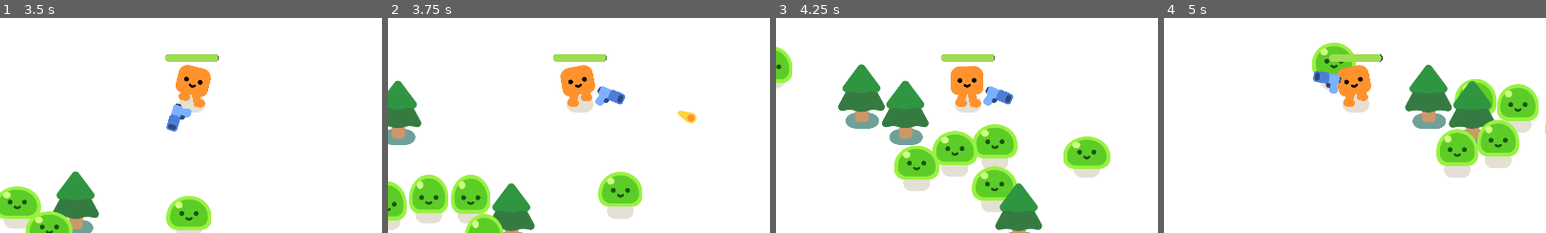
Above: before the commit, frames 1-4 (left to right).
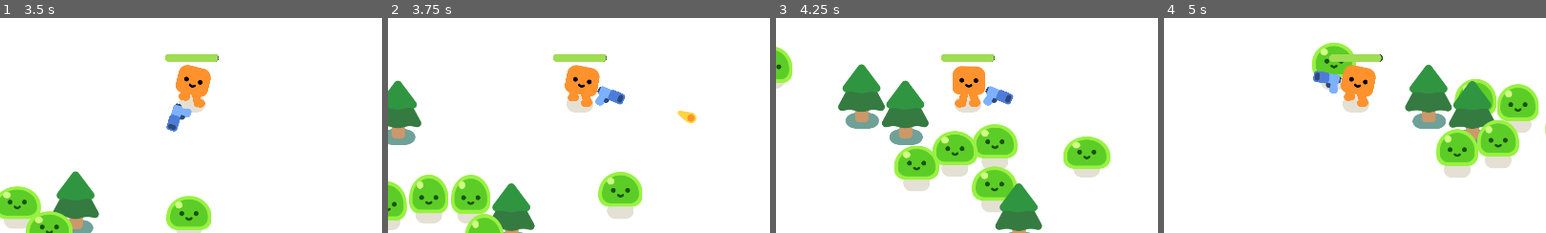
Above: after the commit, the same moments.

Repository: nathanvarghese/2DShooter-GDQuest
Game: Godot game, scene res://survivor.tscn
Two runs of this game, one before a commit and one after it. Both use one fixed random seed, a clock stepped at 60 frames per second and the inputs below.
Inputs (mouse positions are % of the whole screen's width and height, from its top left):
- Up to frame 1 (3.5 s): move the mouse to (72, 45) at 0.52 s; hold D (move_right) 0.53-1.28 s; click (72, 45) at 0.6 s; move the mouse to (30, 55) at 1.27 s; hold S (move_down) 1.28-2.03 s; click (30, 55) at 1.35 s; move the mouse to (60, 28) at 2.02 s; hold D (move_right) 2.03-2.78 s; click (60, 28) at 2.1 s; move the mouse to (45, 70) at 2.77 s; hold W (move_up) from 2.78 s (still down); click (45, 70) at 2.85 s
- Up to frame 2 (3.75 s): move the mouse to (80, 65) at 3.52 s; release W (move_up) at 3.53 s; hold A (move_left) from 3.53 s (still down); click (80, 65) at 3.6 s
- Up to frame 3 (4.25 s): keep holding A (move_left)
- Up to frame 4 (5 s): keep holding A (move_left); move the mouse to (20, 35) at 4.27 s; click (20, 35) at 4.35 s
The pictures show only the part of the screen within x 25-75%, y 30-80%; the shares and areas given below are measured in that part.

Frame 1 is identical in both runs. In frame 2, 0.7% of the frame differs, in the area x 45-56%, y 21-42%; in frame 3, 0.3%; in frame 4, 0.7%.

Commit message:
added player animation flip for left and right

Diff:
--- a/2d-project-assets/Scripts/player.gd
+++ b/2d-project-assets/Scripts/player.gd
@@ -9,10 +9,23 @@
 	velocity = direction * 600
 	move_and_slide()
 
+	var happy_boo = get_node("HappyBoo")
+
+	# Flip sprite based on horizontal movement
+	if direction.x < 0:
+		happy_boo.scale.x = -1
+	elif direction.x > 0:
+		happy_boo.scale.x = 1
+
 	if velocity.length() > 0.0:
-		get_node("HappyBoo").play_walk_animation()
+		happy_boo.play_walk_animation()
 	else:
-		get_node("HappyBoo").play_idle_animation()
+		happy_boo.play_idle_animation()
+
+	#if velocity.length() > 0.0:
+		#get_node("HappyBoo").play_walk_animation()
+	#else:
+		#get_node("HappyBoo").play_idle_animation()
 
 	const DAMAGE_RATE = 6.0
 	var overlapping_mobs = %HurtBox.get_overlapping_bodies()
